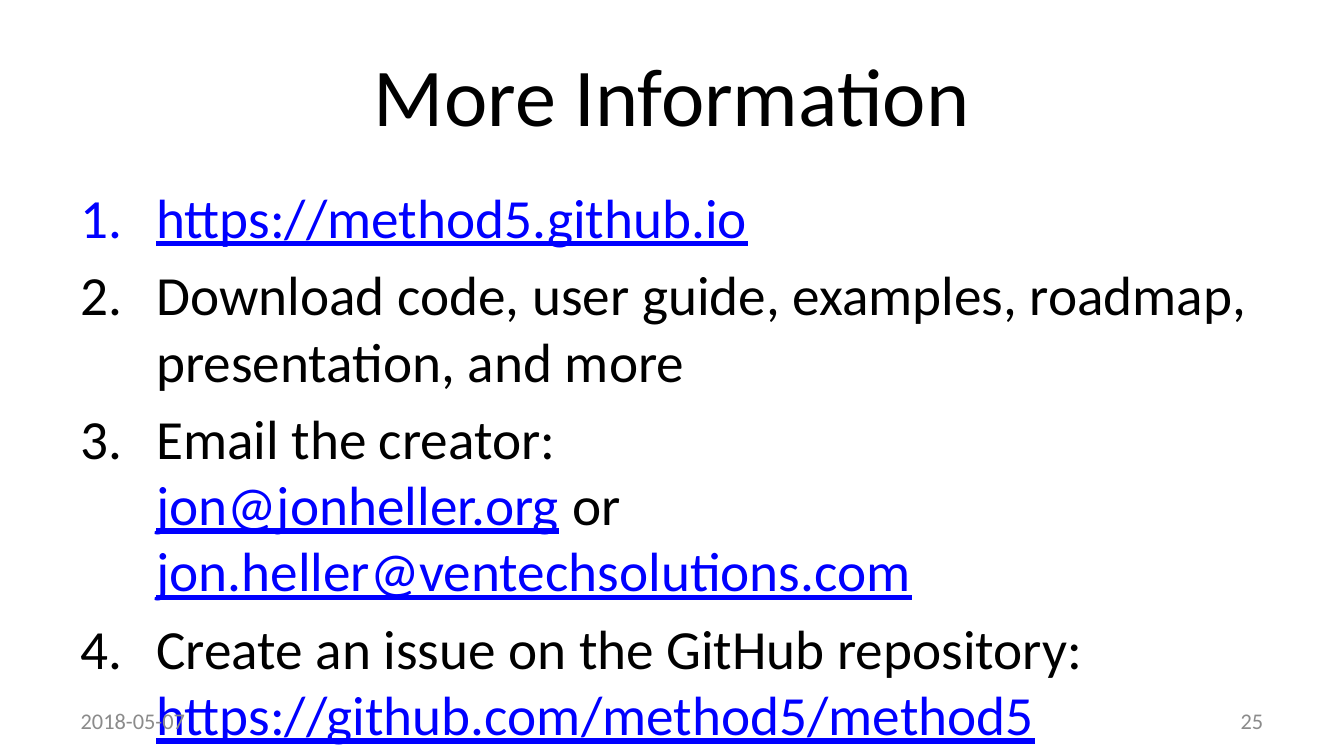
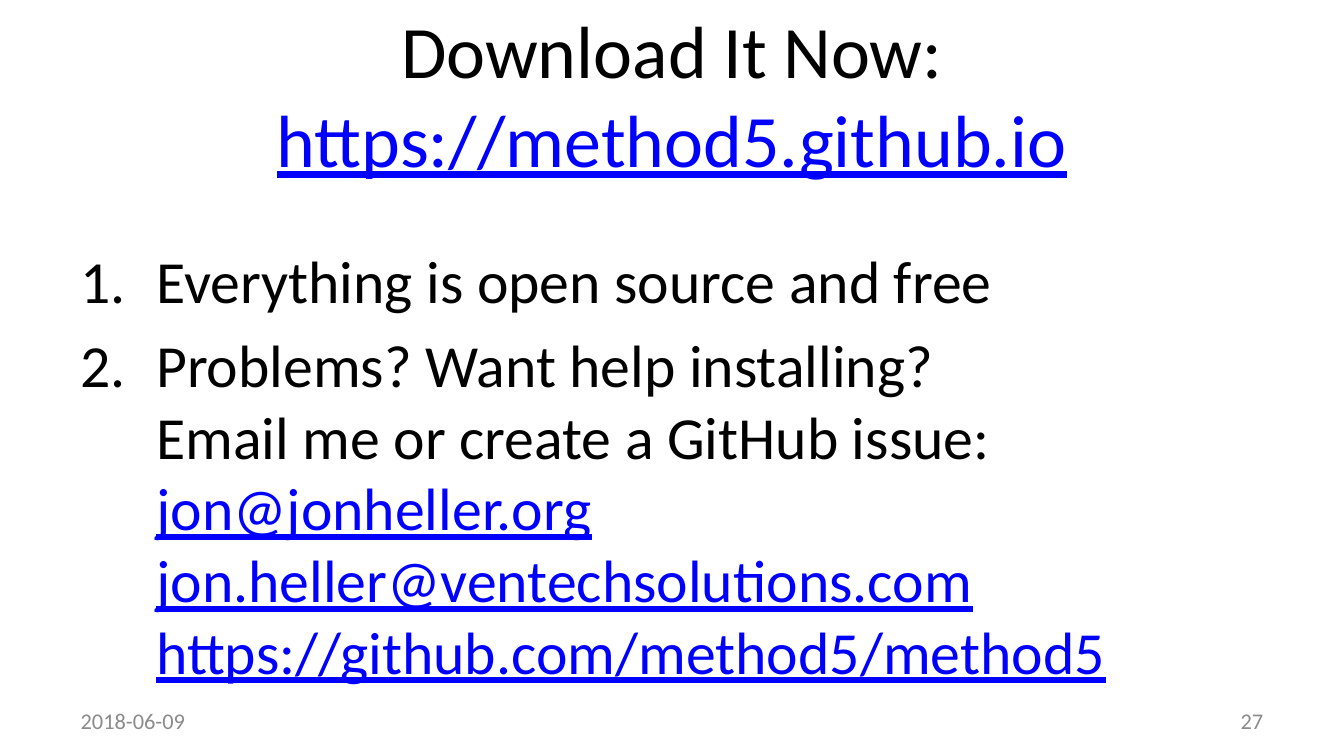
Before and after one commit to method5/method5.github.io, a slide deck: slide 27 of presentations/Method5 Remote Execution - KSCOPE 18 Jon Heller.pptx (slide 25 before the commit). Drawn at 1344x756 pixels with LibreOffice and Linux fonts; fonts in the diff are those of the drawing; background and template pictures are left out. Boxes give left, top, right and bottom in pixels: in the first picture for what was removed or moved away, otherwise in the second. Text is boxed around its words. In the diff, an @@ line names an element or a change of style, - is before the commit and + after.

```diff
--- a/presentations/Method5 Remote Execution - KSCOPE 18 Jon Heller.pptx
+++ b/presentations/Method5 Remote Execution - KSCOPE 18 Jon Heller.pptx
@@ title at [277,26,1067,180]: text changed; size 44 to 39.6 pt; text colour #000000 to #0000FF @@
-More Information
+Download It Now:
+https://method5.github.io
@@ text at [156,261,1104,685]: text changed; size 29.6 to 32 pt @@
-1. https://method5.github.io
-2. Download code, user guide, examples, roadmap, presentation, and more
-3. Email the creator:
-   jon@jonheller.org or
-   jon.heller@ventechsolutions.com
-4. Create an issue on the GitHub repository:
-   https://github.com/method5/method5
+1. Everything is open source and free
+2. Problems? Want help installing?
+   Email me or create a GitHub issue:
+   jon@jonheller.org
+   jon.heller@ventechsolutions.com
+   https://github.com/method5/method5
@@ text at [81,714,185,729]: text changed @@
-2018-05-07
+2018-06-09
@@ page number at [1241,714,1264,729]: text changed @@
-25
+27
```
Also in this commit, not shown: 22 other slides changed, 3 slides added, 2 slides removed.
